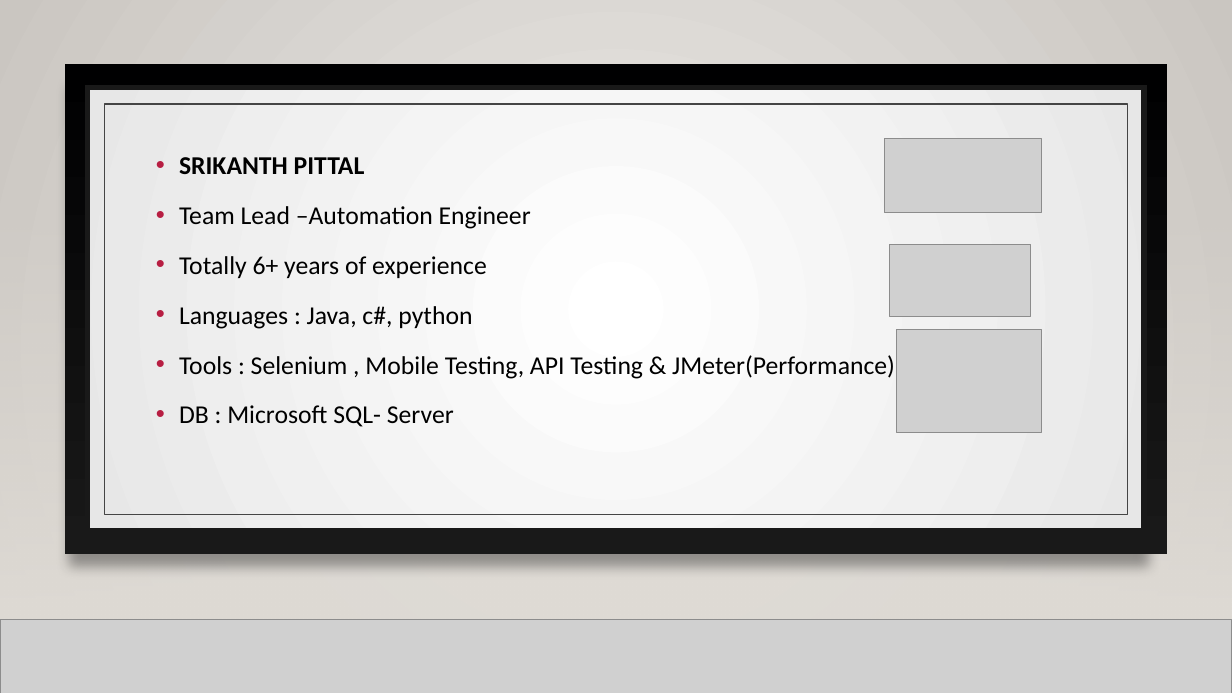
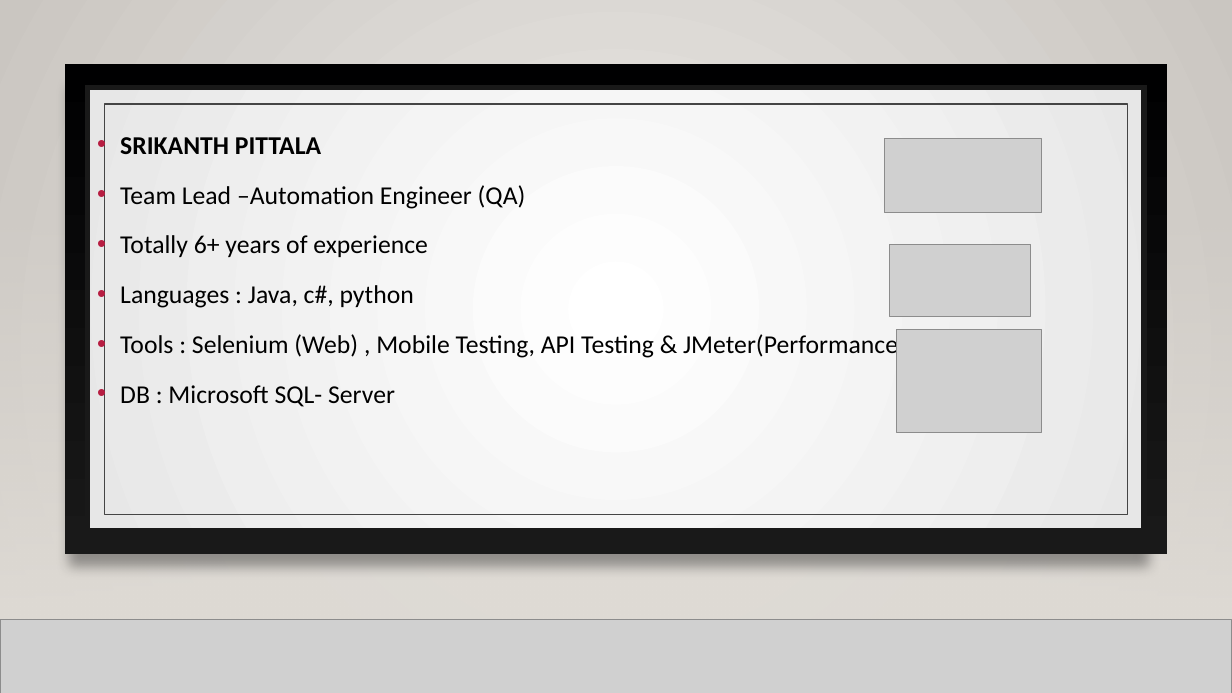
Before and after one commit to PittalaSrikanth/MyClassDoc, a slide deck: slide 1 of Automation Engineer.pptx. Drawn at 1232x693 pixels with LibreOffice and Linux fonts; fonts in the diff are those of the drawing; grey boxes stand for pictures; background and template pictures are left out. Boxes give left, top, right and bottom in pixels: in the first picture for what was removed or moved away, otherwise in the second. Text is boxed around its words. In the diff, an @@ line names an element or a change of style, - is before the commit and + after.

```diff
--- a/Automation Engineer.pptx
+++ b/Automation Engineer.pptx
@@ text "SRIKANTH PITTALA": place and size @@
-text "SRIKANTH PITTALA" at (179,157,895,427)
+text "SRIKANTH PITTALA" at (120,137,906,407)
@@ text at (120,137,526,209): text changed @@
-• SRIKANTH PITTAL
-• Team Lead –Automation Engineer
+• SRIKANTH PITTALA
+• Team Lead –Automation Engineer (QA)
@@ text at (120,332,906,359): text changed @@
-• Tools : Selenium , Mobile Testing, API Testing & JMeter(Performance)
+• Tools : Selenium (Web) , Mobile Testing, API Testing & JMeter(Performance)
```
Also in this commit, not shown: 2 other slides changed.
